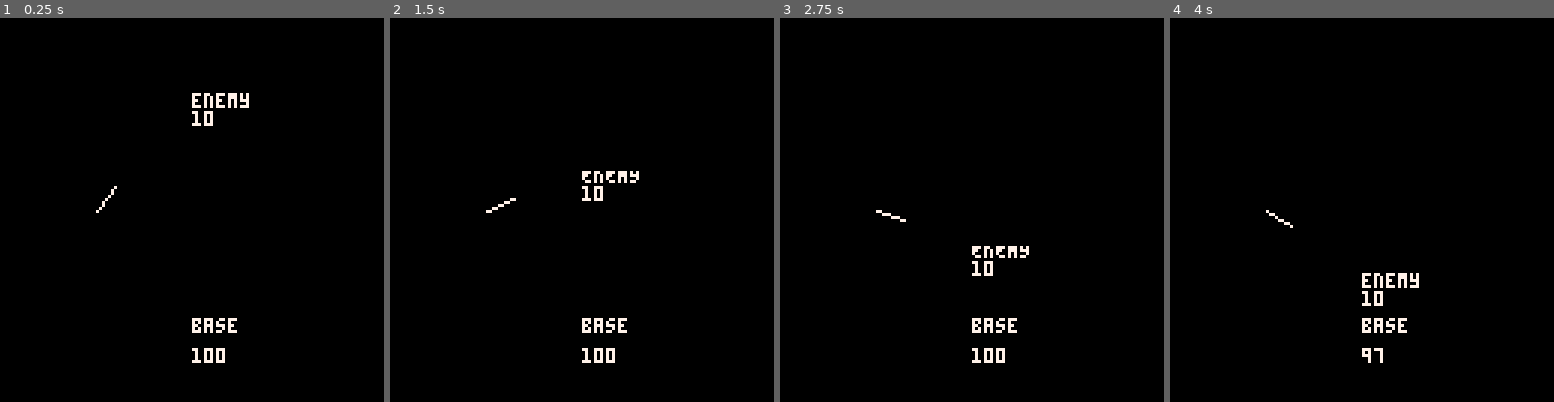
Above: before the commit, frames 1-4 (left to right).
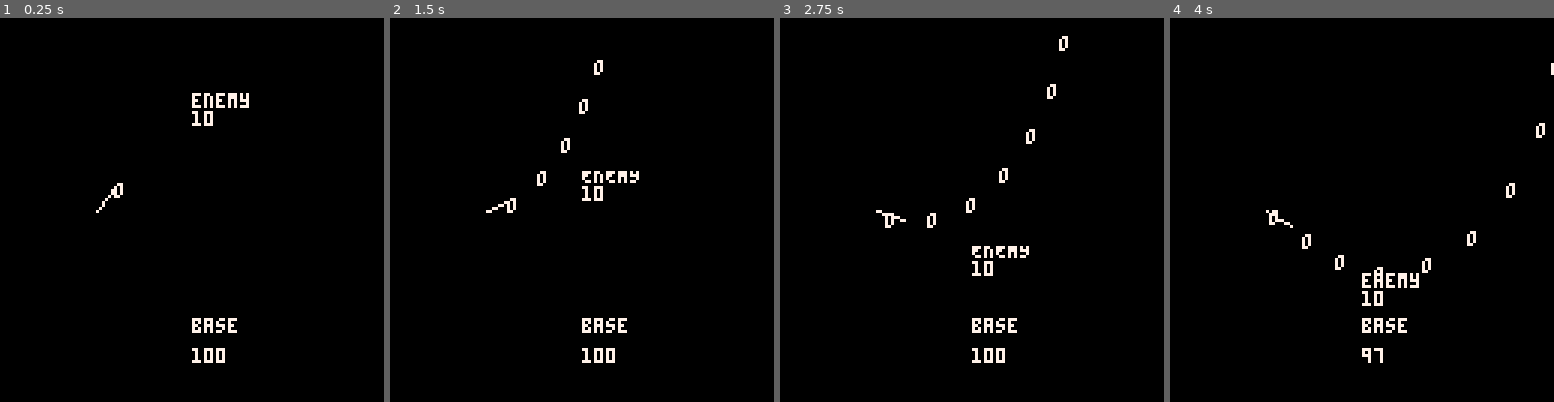
Above: after the commit, the same moments.

Repository: CaterpillarGames/gamejam
Game: PICO-8 cartridge game.p8
The game is run twice, just before and just after one commit, with the same random seed, the same clock (stepped at 60 frames per second) and the same inputs.
Inputs:
- Up to frame 1 (0.25 s): no input
- Up to frame 2 (1.5 s): tap X (X key) at 0.33, 1.07 s; tap O (Z key) at 0.7 s
- Up to frame 3 (2.75 s): hold Right 1.6-2.1 s; tap O (Z key) at 1.7, 2.1, 2.5 s; tap X (X key) at 1.85 s; hold Up 2.15-2.42 s; hold Right from 2.47 s (still down)
- Up to frame 4 (4 s): tap O (Z key) at 2.9, 3.3, 3.7 s; tap X (X key) at 2.97 s; release Right at 3.03 s; hold Left 3.08-3.58 s; hold Down 3.63-3.97 s

The runs differ from the first frame. In frame 1, less than 0.1% of the frame differs, in the area x 29-33%, y 42-47%; in frame 2, 0.3%; in frame 3, 0.4%; in frame 4, 0.5%, in the area x 25-100%, y 11-69%.

Commit message:
Can shoot projectiles (that don't do anything yet)

Diff:
--- a/game.p8
+++ b/game.p8
@@ -54,22 +54,29 @@
 		},
 		enemies = {
 			makeEnemy(64, 20)
-		}
+		},
+		projectiles = {}
 	}
 end
 
 towerTypes = {
 	standard = {
 		name = 'standard',
-		attackCooldown = 10
+		attackCooldown = 10,
+		attackStrength = 2,
+		projectileSpeed = 40
 	},
 	long = {
 		name = 'long',
-		attackCooldown = 10
+		attackCooldown = 10,
+		attackStrength = 2,
+		projectileSpeed = 40
 	},
 	short = {
 		name = 'short',
-		attackCooldown = 10
+		attackCooldown = 10,
+		attackStrength = 2,
+		projectileSpeed = 40
 	}
 }
 
@@ -78,29 +85,68 @@
 	return {
 		pos = vec2(x,y),
 		type = type,
+		attackStrength = type.attackStrength,
 		attackCooldown = type.attackCooldown,
 		attackCountdown = 0,
+		projectileSpeed = type.projectileSpeed,
 		theta = 0,
 		omega = 0.01,
-		getLockedOnEnemy = function()
+		lockedOnEnemy = nil,
+		setEnemyLock = function(self)
 			-- TODO
-			return gs.enemies[1]
+			self.lockedOnEnemy = gs.enemies[1]
 		end,
 		targetTheta = function(self)
-			local enemy = self:getLockedOnEnemy()
+			local enemy = self.lockedOnEnemy
 			return atan2(enemy.pos.x - self.pos.x, enemy.pos.y - self.pos.y)
 		end,
 		update = function(self)
+			self:setEnemyLock()
+			self.attackCountdown = max(0, self.attackCountdown - 1)
 			-- local dtheta = self:targetTheta() - self.theta
 			-- if abs(dtheta) > self.omega then
 			-- 	dtheta = self.omega * sgn(dtheta)
 			-- end
 			-- self.theta += dtheta
 			self.theta = self:targetTheta()
+
+			if self.lockedOnEnemy != nil then
+				self:tryAttack(self.lockedOnEnemy)
+			end
+		end,
+		tryAttack = function(self, enemy)
+			if self.attackCountdown > 0 then
+				return
+			end
+			self:launchProjectile(enemy.pos)
+			self.attackCountdown = self.attackCooldown
+		end,
+		launchProjectile = function(self, targetVec2)
+			local proj = makeProjectile(
+				self.pos,
+				vec2fromAngle(self.theta) * self.projectileSpeed,
+				self.attackStrength,
+				0)
+			add(gs.projectiles, proj)
 		end,
 		draw = function(self)
 			local tipLocation = self.pos + 10 * vec2fromAngle(self.theta)
 			line(self.pos.x, self.pos.y, tipLocation.x, tipLocation.y, 7)
+		end
+	}
+end
+
+function makeProjectile(pos, vel, attackStrength, spriteNumber)
+	return {
+		pos = pos,
+		vel = vel,
+		attackStrength = attackStrength,
+		spriteNumber = spriteNumber,
+		draw = function(self)
+			print('o', self.pos.x, self.pos.y, 7)
+		end,
+		update = function(self)
+			self.pos += self.vel * gs.dt
 		end
 	}
 end
@@ -261,6 +307,10 @@
 		tower:update()
 	end
 
+	for proj in all(gs.projectiles) do
+		proj:update()
+	end
+
 	clearDead()
 
 	gs.base:update()
@@ -359,7 +409,9 @@
 	for tower in all(gs.towers) do
 		tower:draw()
 	end
-
+	for proj in all(gs.projectiles) do
+		proj:draw()
+	end
 
 	-- Draw
 end
